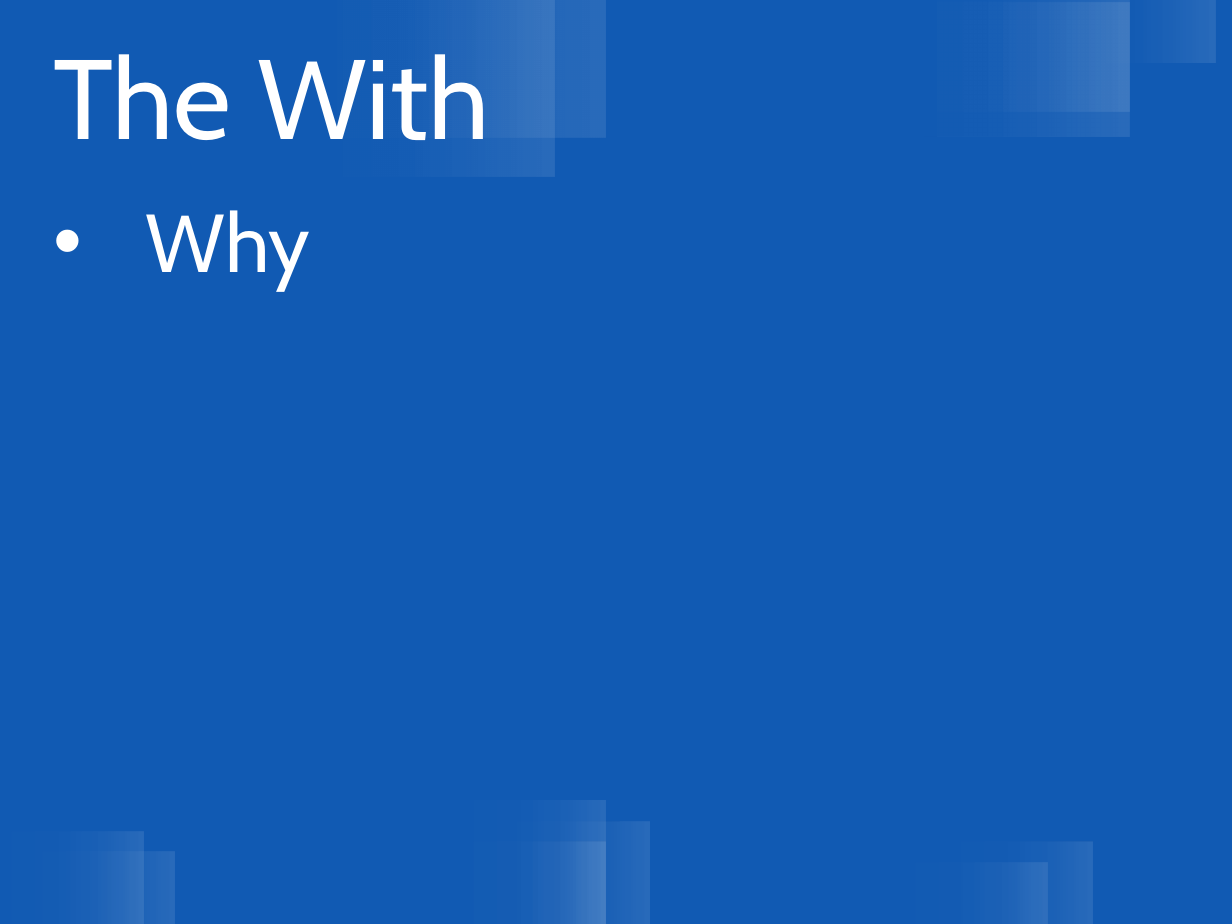
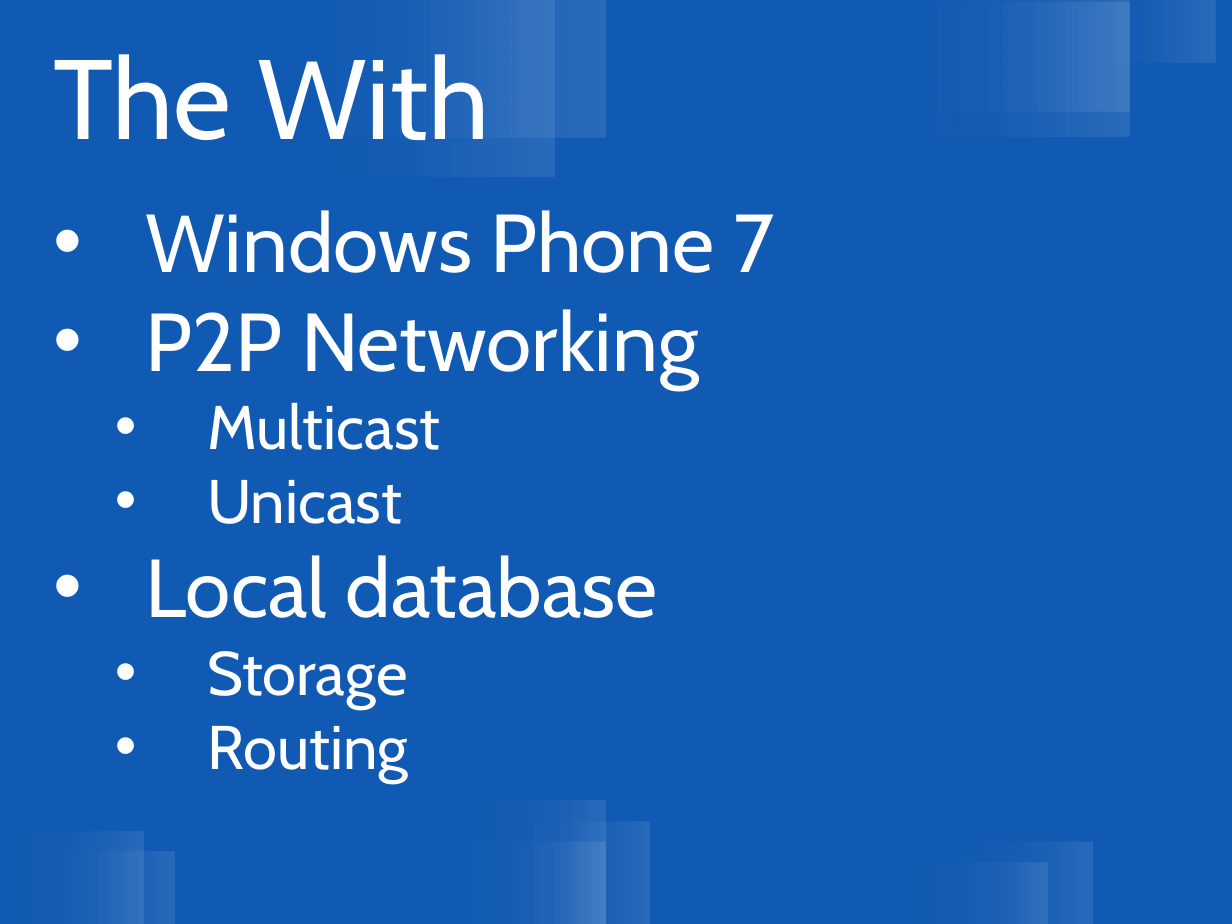
Before and after one commit to aknutas/TinyCircle, a slide deck: slide 7 of Presentations/codecampintro/g3a_ccintro.pptx (slide 5 before the commit). Drawn at 1232x924 pixels with LibreOffice and Linux fonts; fonts in the diff are those of the drawing. Boxes give left, top, right and bottom in pixels: in the first picture for what was removed or moved away, otherwise in the second. Text is boxed around its words. In the diff, an @@ line names an element or a change of style, - is before the commit and + after.

```diff
--- a/Presentations/codecampintro/g3a_ccintro.pptx
+++ b/Presentations/codecampintro/g3a_ccintro.pptx
@@ text removed at (146, 210, 311, 291) @@
-• Why
@@ text added at (146, 210, 774, 783), 48 pt, text #FFFFFF @@
+• Windows Phone 7
+• P2P Networking
+  • Multicast
+  • Unicast
+• Local database
+  • Storage
+  • Routing
```
Also in this commit, not shown: 3 other slides changed, 2 slides added, 1 other file.
